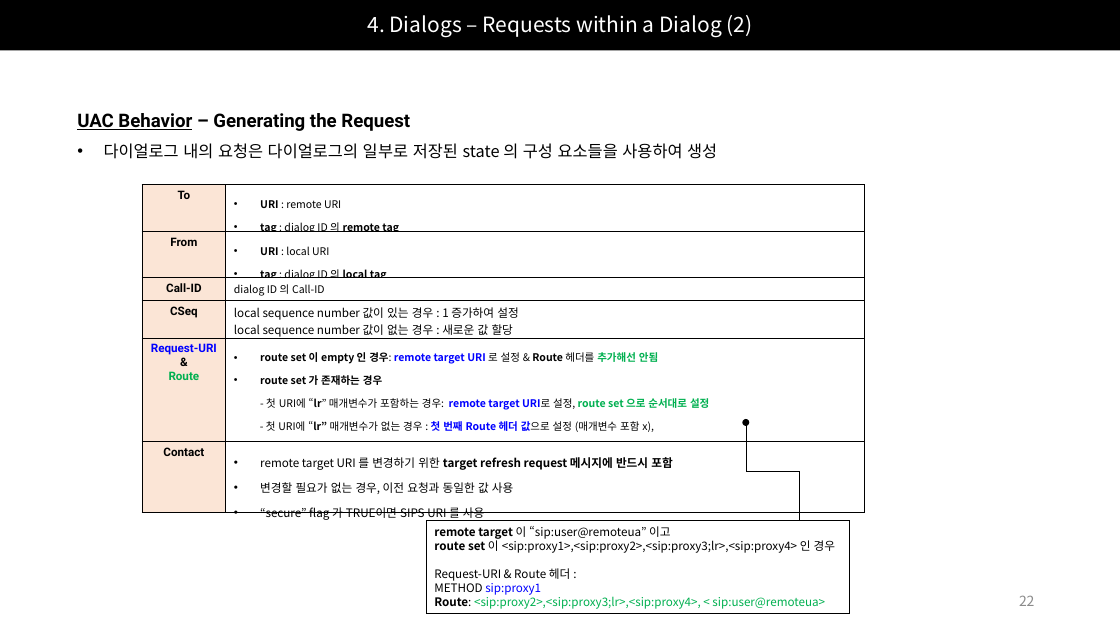
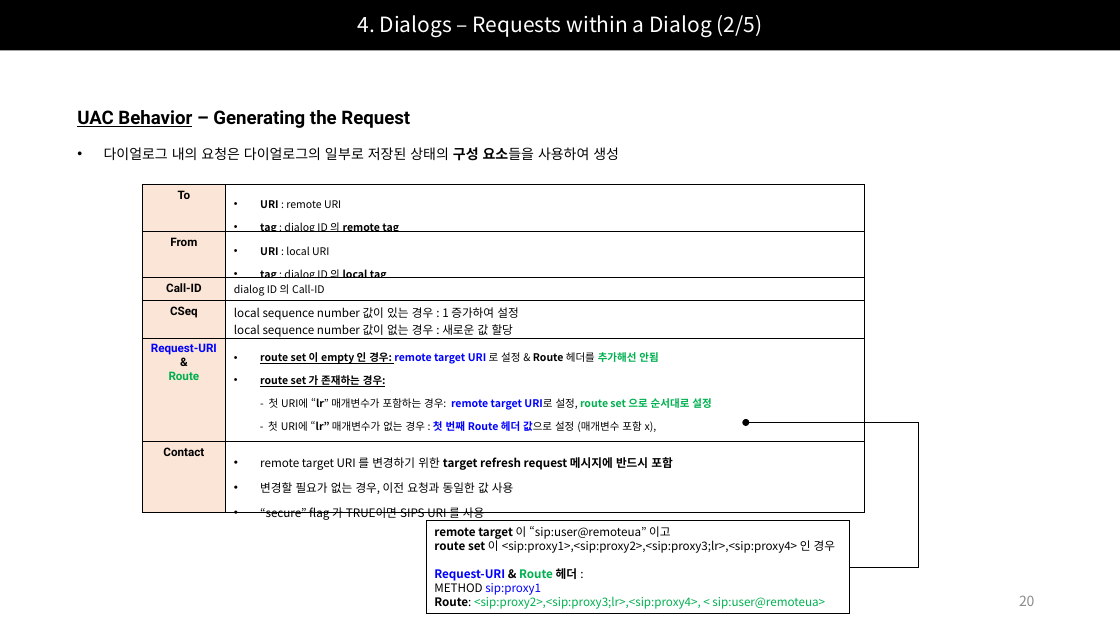
Before and after one commit to Epsilonely/SIP-Survey, a slide deck: slide 20 of 세미나 2차.pptx (slide 22 before the commit). Drawn at 1120x630 pixels with LibreOffice and Linux fonts; fonts in the diff are those of the drawing. Boxes give left, top, right and bottom in pixels: in the first picture for what was removed or moved away, otherwise in the second. Text is boxed around its words. In the diff, an @@ line names an element or a change of style, - is before the commit and + after.

```diff
--- a/세미나 2차.pptx
+++ b/세미나 2차.pptx
@@ title at box(357, 15, 763, 37): text changed @@
-4. Dialogs – Requests within a Dialog (2)
+4. Dialogs – Requests within a Dialog (2/5)
@@ text at box(77, 110, 410, 128): line spacing 1.5 to 2 @@
@@ text at box(104, 147, 619, 161): text changed; size 14 to 12 pt @@
-• 다이얼로그 내의 요청은 다이얼로그의 일부로 저장된 state 의 구성 요소들을 사용하여 생성
+• 다이얼로그 내의 요청은 다이얼로그의 일부로 저장된 상태의 구성 요소들을 사용하여 생성
@@ table at box(142, 185, 865, 525) @@
-row 5, column 2: route set 이 empty 인 경우: remote target URI 로 설정 & Route 헤더를 추가해선 안됨 / route set 가 존재하는 경우 - 첫 URI에 “lr” 매개변수가 포함하는 경우: remote target URI로 설정, route set 으로 순서대로 설정 / - 첫 URI에 “lr” 매개변수가 없는 경우 : 첫 번째 Route 헤더 값으로 설정 (매개변수 포함 x), 나머지 route set 으로 순서대로 설정 그 뒤 remote target URI 를 Route 헤더 마지막 값 추가
+row 5, column 2: route set 이 empty 인 경우: remote target URI 로 설정 & Route 헤더를 추가해선 안됨 / route set 가 존재하는 경우: - 첫 URI에 “lr” 매개변수가 포함하는 경우: remote target URI로 설정, route set 으로 순서대로 설정 / - 첫 URI에 “lr” 매개변수가 없는 경우 : 첫 번째 Route 헤더 값으로 설정 (매개변수 포함 x), 나머지 route set 으로 순서대로 설정 그 뒤 remote target URI 를 Route 헤더 마지막 값 추가
@@ elbow arrow moved from (746, 423) - (799, 520) to (746, 423) - (426, 567) @@
@@ text in rectangle at box(434, 568, 577, 581): text colour #000000 to #0000FF in "Request-URI"; text colour #000000 to #00B050 in "Route"; bold on in "Request-URI & Route 헤더" @@
@@ page number at box(1019, 595, 1035, 606): text changed @@
-22
+20
```
Also in this commit, not shown: 27 other slides changed, 2 slides removed.
